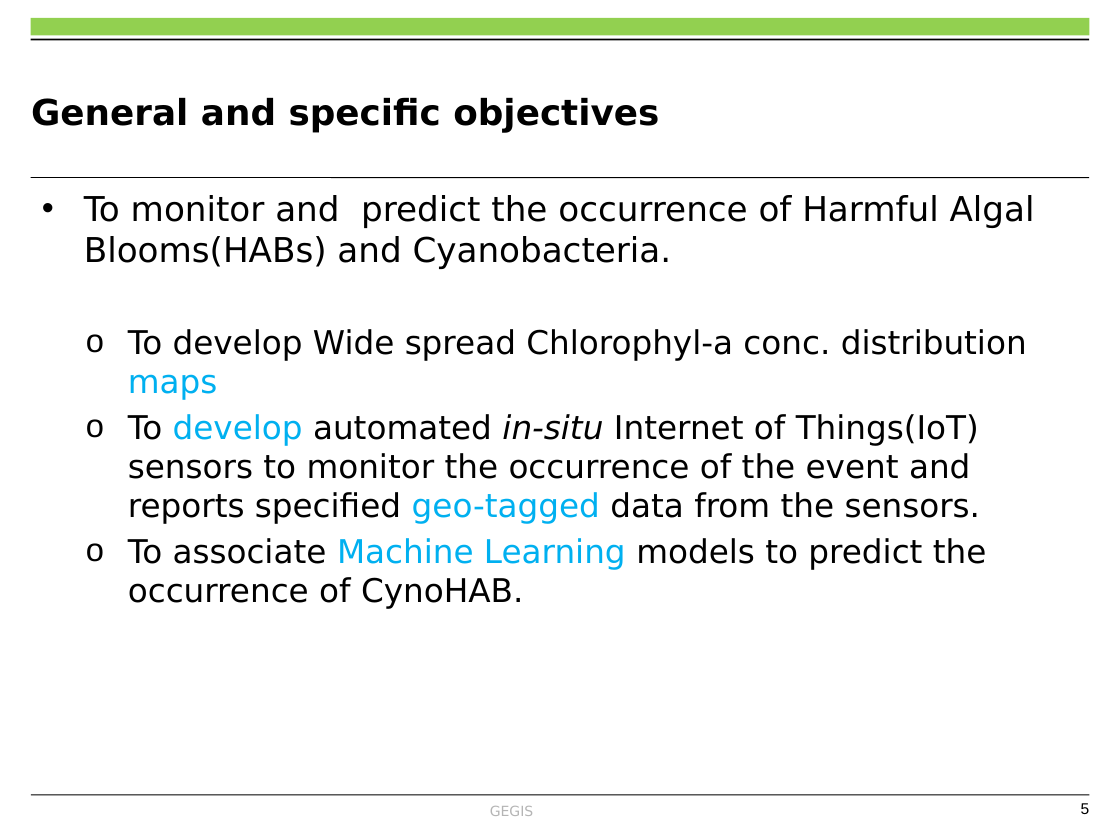
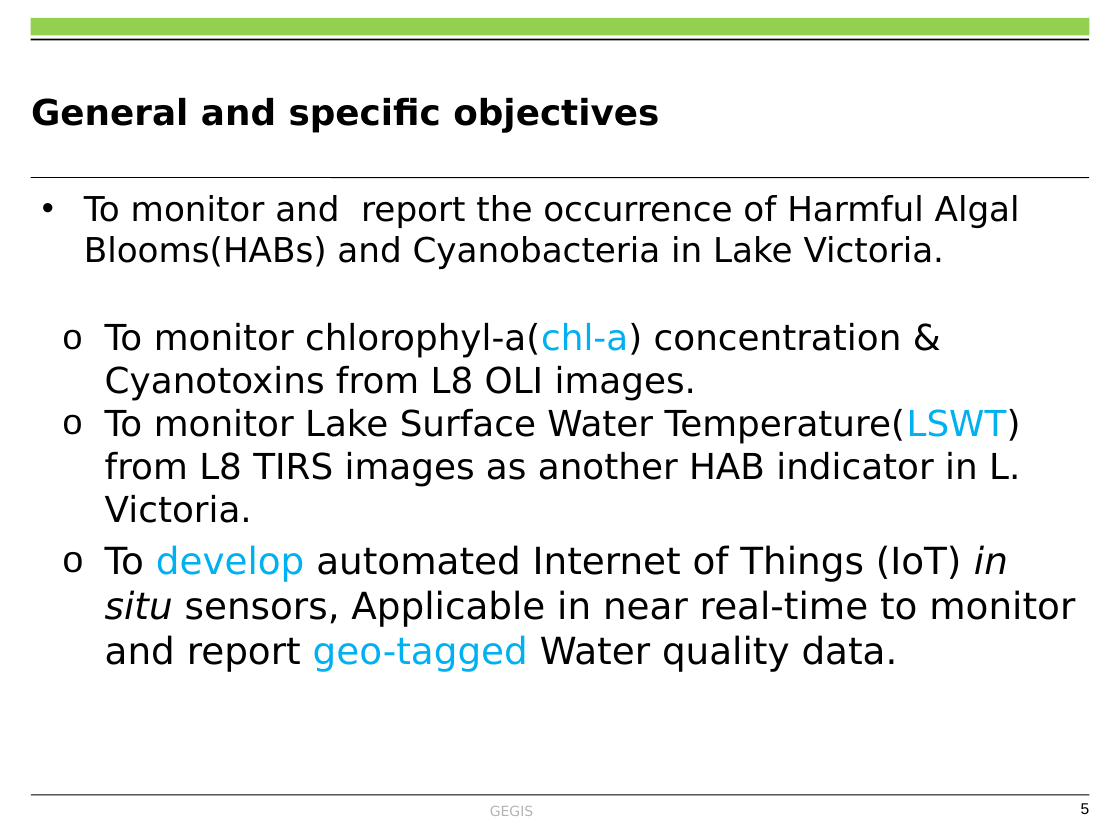
Before and after one commit to OkomoJacob/FinalYearProject, a slide deck: slide 5 of Dr. E Nduati, Superviser/Submissions/ENC222-0149_2017_OKOMO_JACOB_OKELLO.pptx. Drawn at 1120x840 pixels with LibreOffice and Linux fonts; fonts in the diff are those of the drawing; background and template pictures are left out. Boxes give left, top, right and bottom in pixels: in the first picture for what was removed or moved away, otherwise in the second. Text is boxed around its words. In the diff, an @@ line names an element or a change of style, - is before the commit and + after.

```diff
--- a/Dr. E Nduati, Superviser/Submissions/ENC222-0149_2017_OKOMO_JACOB_OKELLO.pptx
+++ b/Dr. E Nduati, Superviser/Submissions/ENC222-0149_2017_OKOMO_JACOB_OKELLO.pptx
@@ text at bbox=[84, 195, 1075, 671]: text changed; size 21 to 23 pt @@
-• To monitor and predict the occurrence of Harmful Algal Blooms(HABs) and Cyanobacteria.
-    o To develop Wide spread Chlorophyl-a conc. distribution maps
-    o To develop automated in-situ Internet of Things(IoT) sensors to monitor the occurrence of the event and reports specified geo-tagged data from the sensors.
-    o To associate Machine Learning models to predict the occurrence of CynoHAB.
+• To monitor and report the occurrence of Harmful Algal Blooms(HABs) and Cyanobacteria in Lake Victoria.
+  o To monitor chlorophyl-a(chl-a) concentration & Cyanotoxins from L8 OLI images.
+  o To monitor Lake Surface Water Temperature(LSWT) from L8 TIRS images as another HAB indicator in L. Victoria.
+  o To develop automated Internet of Things (IoT) in situ sensors, Applicable in near real-time to monitor and report geo-tagged Water quality data.
```
Also in this commit, not shown: 7 other slides changed, 1 slide added, 1 other file.
